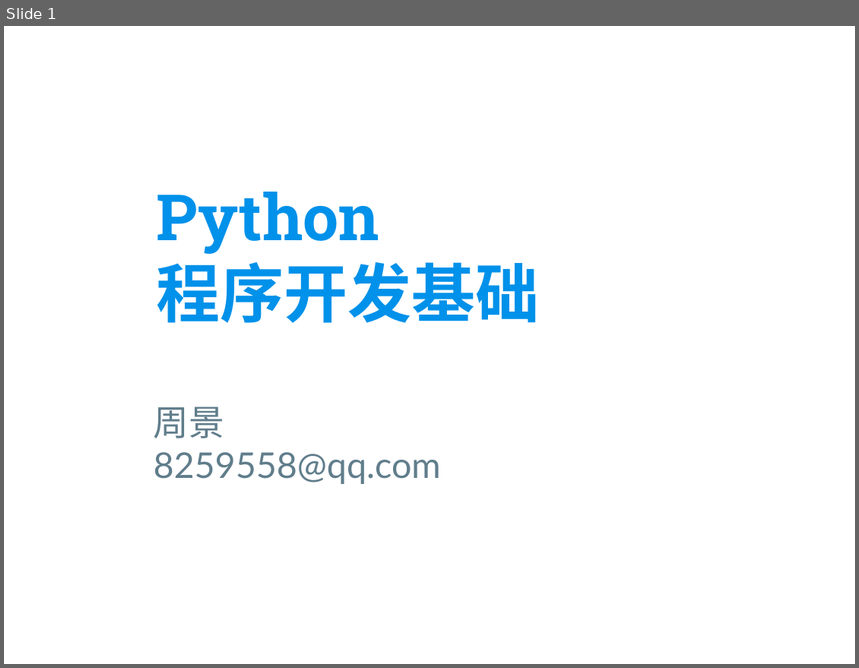
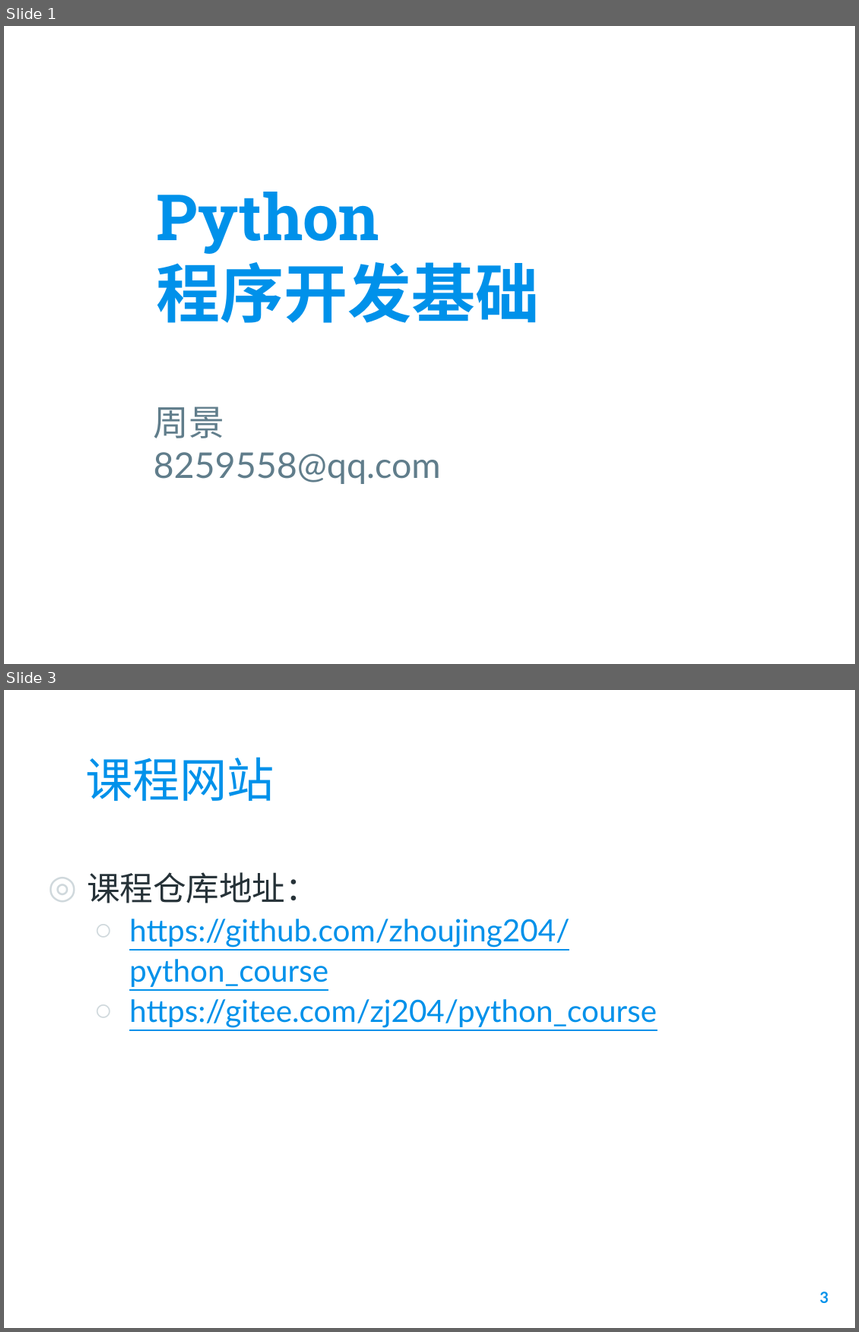
Before and after one commit to zhoujing204/python_course, a slide deck: Presentations/01 Python编程概述.pptx. Shown one above the other, each under a label of ours: slide 1 before the commit, slides 1 and 3 after it; the slides between them are not shown. The pictures are 859x668 and 859x1332 pixels, drawn with LibreOffice and Linux fonts; fonts in the diff are those of the drawing; background and template pictures are left out. Boxes give left, top, right and bottom in pixels: in the first picture for what was removed or moved away, otherwise in the second. Text is boxed around its words. In the diff, an @@ line names an element or a change of style, - is before the commit and + after.

```diff
--- a/Presentations/01 Python编程概述.pptx
+++ b/Presentations/01 Python编程概述.pptx
@@ slide 3 added at (x1=4, y1=690, x2=855, y2=1328), background picture (left out) @@
@@ title added at (x1=86, y1=757, x2=275, y2=801), 40 pt, text #0091EA @@
+课程网站
@@ text added at (x1=87, y1=872, x2=657, y2=1028), 26 pt, text #0091EA, underline @@
+◎ 课程仓库地址：
+  ○ https://github.com/zhoujing204/python_course
+  ○ https://gitee.com/zj204/python_course
@@ page number added at (x1=820, y1=1292, x2=829, y2=1303), 13 pt, text #0091EA, bold @@
+3
```
Also in this commit, not shown: 12 slides changed, 2 other slides added, 7 slides removed, 6 other files.
